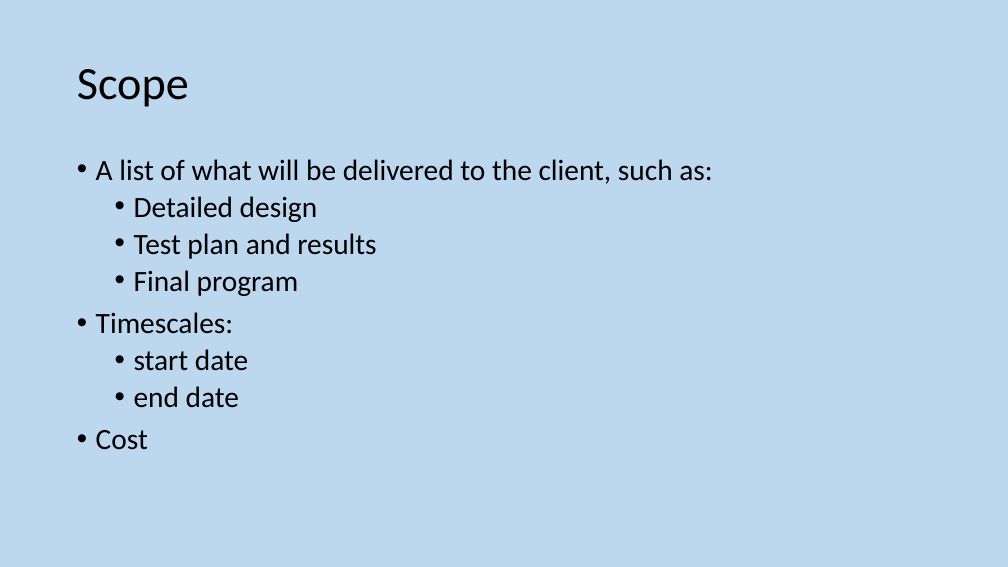
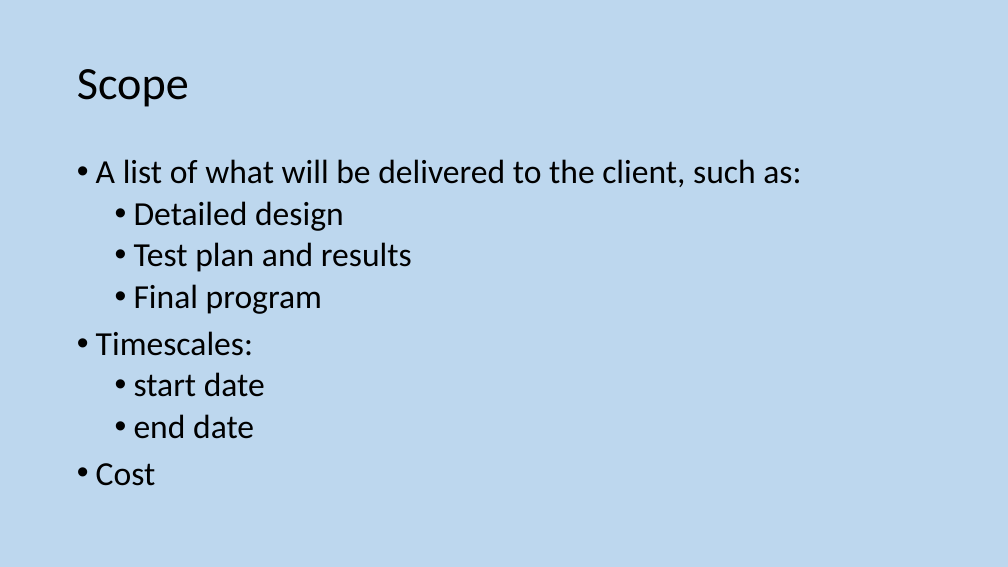
Before and after one commit to MrFriendCS/MrFriendCS.github.io, a slide deck: slide 158 of h-cs/sdd/H CS SDD Slides.pptx (slide 156 before the commit). Drawn at 1008x567 pixels with LibreOffice and Linux fonts; fonts in the diff are those of the drawing. Boxes give left, top, right and bottom in pixels: in the first picture for what was removed or moved away, otherwise in the second. Text is boxed around its words. In the diff, an @@ line names an element or a change of style, - is before the commit and + after.

```diff
--- a/h-cs/sdd/H CS SDD Slides.pptx
+++ b/h-cs/sdd/H CS SDD Slides.pptx
@@ text "A list of what will ..." at (96, 159, 801, 486): size 28 to 32 pt @@
```
Also in this commit, not shown: 21 other slides changed, 2 slides added, 5 other files.
